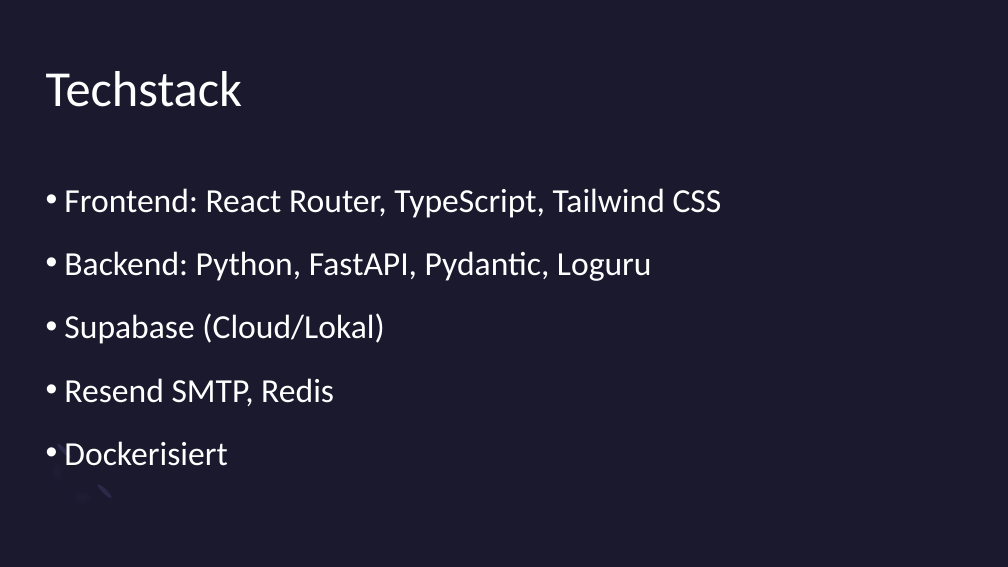
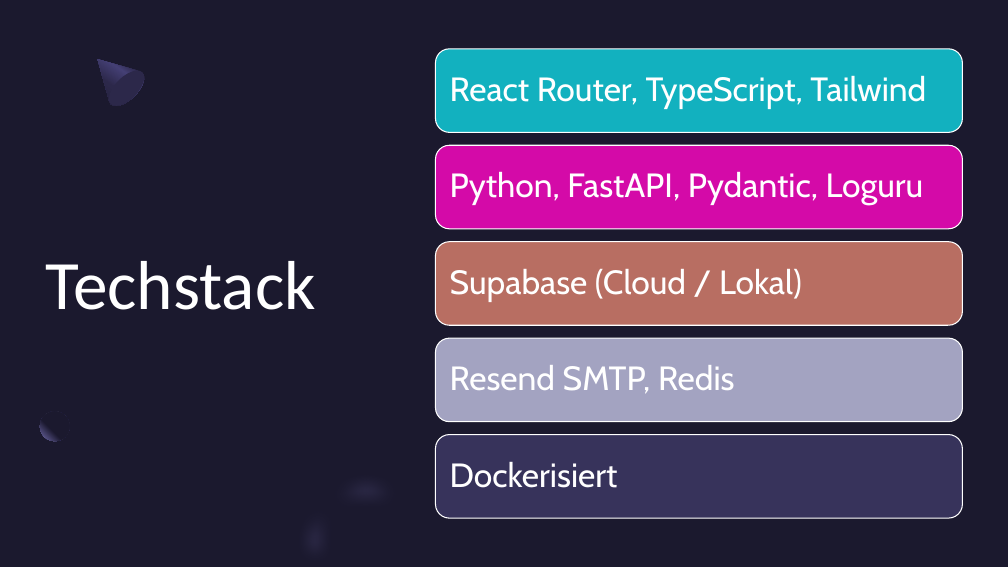
Before and after one commit to HuberLeon007/USki, a slide deck: slide 3 of presentation/Uski.pptx. Drawn at 1008x567 pixels with LibreOffice and Linux fonts; fonts in the diff are those of the drawing. Boxes give left, top, right and bottom in pixels: in the first picture for what was removed or moved away, otherwise in the second. Text is boxed around its words. In the diff, an @@ line names an element or a change of style, - is before the commit and + after.

```diff
--- a/presentation/Uski.pptx
+++ b/presentation/Uski.pptx
@@ rectangle added at <box>0,0,1008,567</box>, fill #1B192E @@
@@ freeform shape added at <box>82,43,150,112</box>, fill gradient #2C284A to #454075 to #1B192E @@
@@ ellipse added at <box>103,64,151,112</box>, fill #2C284A @@
@@ title "Techstack": place and size @@
-title "Techstack" at <box>46,71,242,107</box>
+title "Techstack" at <box>46,261,316,310</box>
@@ title "Techstack" at <box>46,261,316,310</box>: size 48 to 66 pt @@
@@ text removed at <box>64,188,722,466</box> @@
-• Frontend: React Router, TypeScript, Tailwind CSS
-• Backend: Python, FastAPI, Pydantic, Loguru
-• Supabase (Cloud/Lokal)
-• Resend SMTP, Redis
-• Dockerisiert
@@ ellipse added at <box>40,411,70,441</box>, fill gradient #1B192E to #7771B2 @@
@@ freeform shape removed at <box>30,440,115,525</box> @@
@@ ellipse removed at <box>56,442,73,459</box> @@
@@ freeform shape added at <box>264,434,421,567</box>, fill #1B192E @@
@@ freeform shape added at <box>268,435,430,567</box>, fill #7771B2 at 40% opacity @@
@@ group added at <box>436,49,963,519</box>: 5 rounded rectangles, 5 texts @@
+React Router, TypeScript, Tailwind
+Python, FastAPI, Pydantic, Loguru
+Supabase (Cloud / Lokal)
+Resend SMTP, Redis
+Dockerisiert
@@ ellipse removed at <box>96,483,113,500</box> @@
```
Also in this commit, not shown: 1 slide added, 9 other files.
